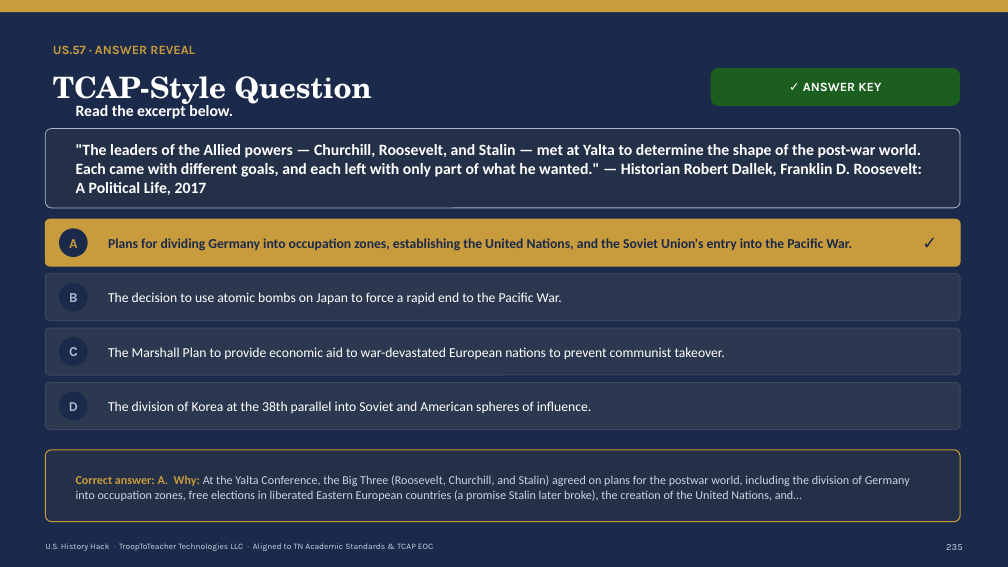
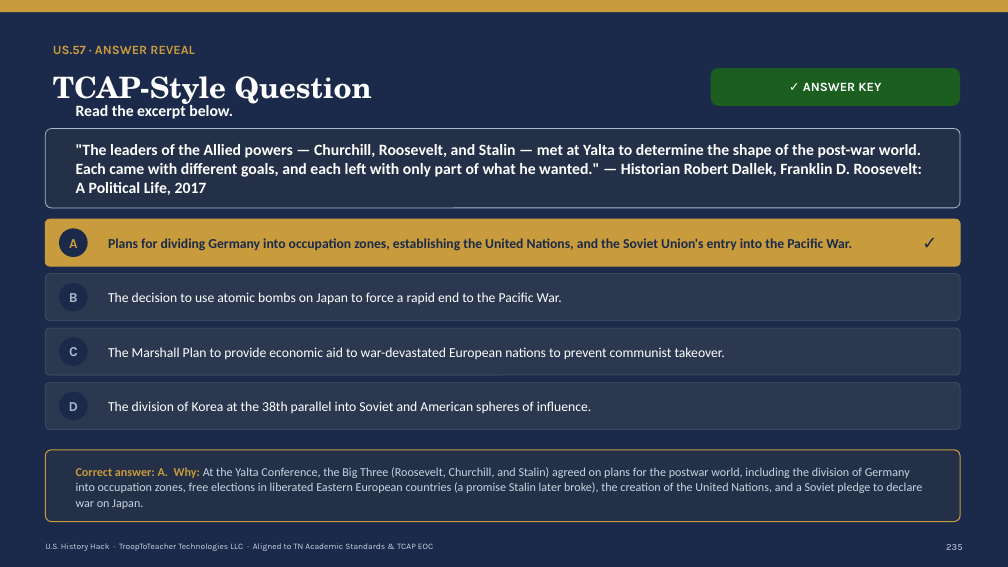
Before and after one commit to Trooptoteacher/trooptoteacher-history, a slide deck: slide 236 of 00_START_HERE/UNIT6_DECKS_BUILD/Unit6_Teacher_Deck_CourseStandard.pptx. Drawn at 1008x567 pixels with LibreOffice and Linux fonts; fonts in the diff are those of the drawing. Boxes give left, top, right and bottom in pixels: in the first picture for what was removed or moved away, otherwise in the second. Text is boxed around its words. In the diff, an @@ line names an element or a change of style, - is before the commit and + after.

```diff
--- a/00_START_HERE/UNIT6_DECKS_BUILD/Unit6_Teacher_Deck_CourseStandard.pptx
+++ b/00_START_HERE/UNIT6_DECKS_BUILD/Unit6_Teacher_Deck_CourseStandard.pptx
@@ text at <box>76,467,922,509</box>: text changed @@
-Correct answer: A. Why: At the Yalta Conference, the Big Three (Roosevelt, Churchill, and Stalin) agreed on plans for the postwar world, including the division of Germany into occupation zones, free elections in liberated Eastern European countries (a promise Stalin later broke), the creation of the United Nations, and…
+Correct answer: A. Why: At the Yalta Conference, the Big Three (Roosevelt, Churchill, and Stalin) agreed on plans for the postwar world, including the division of Germany into occupation zones, free elections in liberated Eastern European countries (a promise Stalin later broke), the creation of the United Nations, and a Soviet pledge to declare war on Japan.
```
Also in this commit, not shown: 11 other slides changed, 7 other files.
